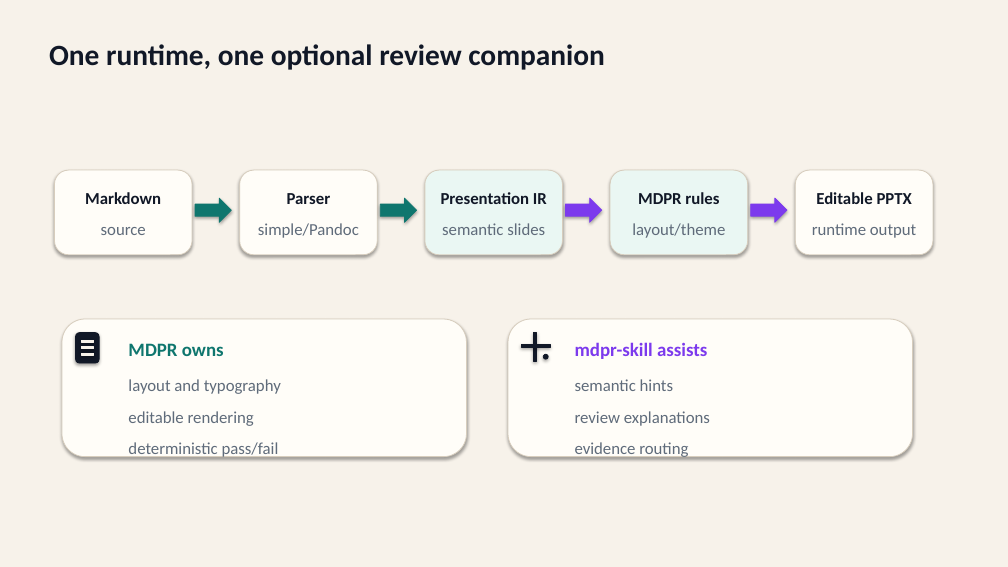
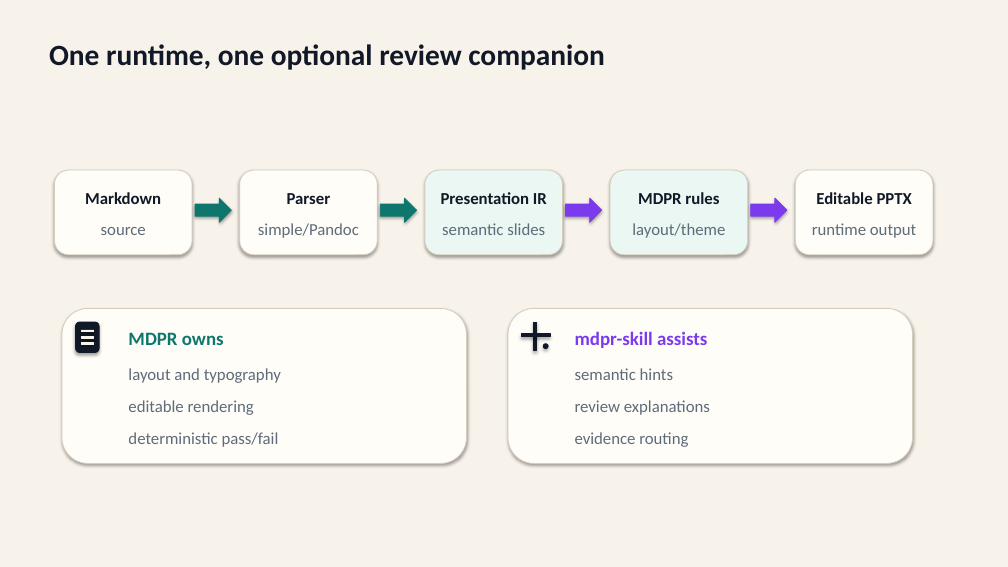
Before and after one commit to ch040602/mdpr-skill, a slide deck: slide 4 of artifacts/mdpr-vs-skill/mdpr-skill-from-actual-md-run.pptx. Drawn at 1008x567 pixels with LibreOffice and Linux fonts; fonts in the diff are those of the drawing. Boxes give left, top, right and bottom in pixels: in the first picture for what was removed or moved away, otherwise in the second. Text is boxed around its words. In the diff, an @@ line names an element or a change of style, - is before the commit and + after.

```diff
--- a/artifacts/mdpr-vs-skill/mdpr-skill-from-actual-md-run.pptx
+++ b/artifacts/mdpr-vs-skill/mdpr-skill-from-actual-md-run.pptx
@@ rounded rectangle resized from (x1=62, y1=319, x2=467, y2=457) to (x1=62, y1=309, x2=467, y2=464) @@
@@ rounded rectangle resized from (x1=508, y1=319, x2=913, y2=457) to (x1=508, y1=309, x2=913, y2=464) @@
@@ 8 texts, 5 rectangles, 1 rounded rectangle, 1 ellipse moved together from (x1=76, y1=333, x2=710, y2=459) to (x1=76, y1=322, x2=710, y2=447) @@
```
Also in this commit, not shown: 1 slide added, 1 slide removed, 8 other files.
